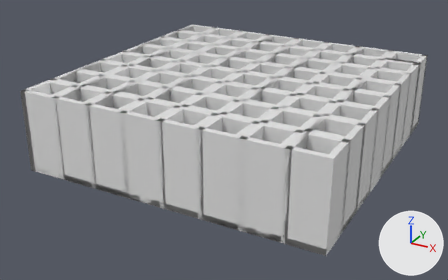
The OBJ model Assets/MapMaker/Models/RoomMakerParts.obj, before and after one commit.
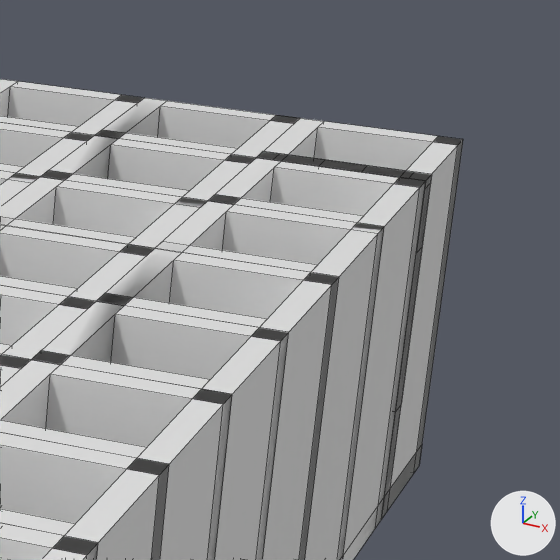
There are two pictures of each version: one whole from a camera (50 mm lens) standing at (3.77, -17.69, 7.14) and looking at (-3.75, -4.02, 0.3), one close up on the part from 74% to 100% of the width and 9% to 51% of the height. The axes (+X, +Y, +Z) are drawn at lower right. The lights are the same throughout. The close-ups show mesh edges as thin lines. Where no turn or scale is listed for an object, it has been applied to the vertices. Vertices at the same position are counted once.

Script lines for the objects in view, before the commit:
```python
me_roommakerparts = bpy.data.meshes.new('RoomMakerParts')
me_roommakerparts.from_pydata(...)  # 1397 vertices, 1747 faces; spans x -7.5..0.5, y -7.5..0.5, z 0.0..2.15
me_roommakerparts.materials.append(mat_none)  # white #e7e7e7
# before: 5 (-0.5, 0.5, 0.0), 11 (-0.5, -0.35, 0.0), 12 (-0.5, -0.35, 2.15) at pixel (262, 151), 66 (-0.5, 0.5, 2.15) at pixel (300, 118), 67 (-0.35, 0.5, 0.0)
# before: 68 (-0.35, 0.5, 2.15) at pixel (324, 121)
ob_roommakerparts = bpy.data.objects.new('RoomMakerParts', me_roommakerparts)
ob_roommakerparts.location = (0.0, 0.0, 0.0)
```
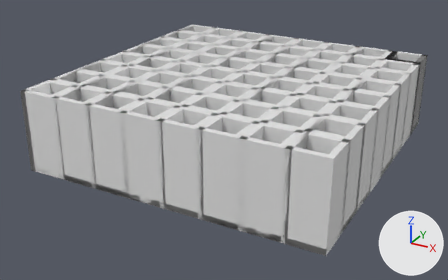
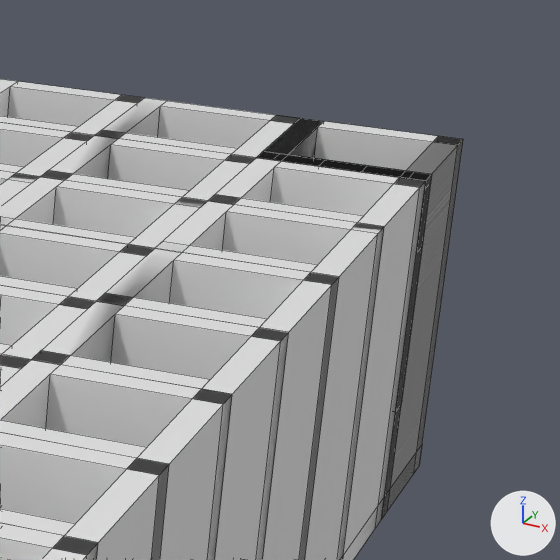
Changed parts and their boxes (x1, y1, x2, y2) in the close-ups (560 x 560 px):
part 1 of me_roommakerparts, added (black): after (263, 118, 324, 158)
part 2 of me_roommakerparts, recoloured: (257, 137, 462, 518) in both
part 3 of me_roommakerparts, recoloured (grey to black): (256, 152, 431, 514) in both

Edits to the bpy script that builds the scene:
```text
Add img_mur_mario_castle_style_albedo_png:
    img_mur_mario_castle_style_albedo_png = load_image('mur-mario-castle-style_albedo.png', '../Materials/mur-mario-castle-style_albedo.png', 512, 512, 'sRGB')
Add mat_material_002:
    mat_material_002 = principled_material('Material.002')
    mat_material_002.texture = img_mur_mario_castle_style_albedo_png
    mat_material_002.roughness = 0.526
Add mat_material_001:
    mat_material_001 = principled_material('Material.001')
    mat_material_001.texture = img_mur_mario_castle_style_albedo_png
    mat_material_001.roughness = 0.526
Add mat_material_003:
    mat_material_003 = principled_material('Material.003')
    mat_material_003.texture = img_mur_mario_castle_style_albedo_png
    mat_material_003.roughness = 0.526
Change me_roommakerparts:
    used by ob_roommakerparts; location = (0.0, 0.0, 0.0)
    verts and faces of me_roommakerparts; kept vertices keep their numbers, new ones are numbered from 1397
    remove me_roommakerparts.from_pydata(...)  # 1397 vertices, 1747 faces; spans x -7.5..0.5, y -7.5..0.5, z 0.0..2.15
    add me_roommakerparts.from_pydata(...)  # 1399 vertices, 1751 faces; spans x -7.5..0.5, y -7.5..0.5, z 0.0..2.15
    me_roommakerparts part 1
    add verts[1397] = (-0.35, -0.35, 0.0)
    add verts[1398] = (-0.35, -0.35, 2.15)  # pixel (287, 154)
    add faces += [(5, 11, 12, 66), (67, 68, 1398, 1397), (5, 67, 1397, 11), (12, 1398, 68, 66)]  # mat_material_002 (picture img_mur_mario_castle_style_albedo_png)
    me_roommakerparts part 2: 48 faces spanning x -0.5..0.5, y -0.5..0.5, z 0.0..2.15 switch from mat_none (white #e7e7e7) to mat_material_001 (picture img_mur_mario_castle_style_albedo_png)
    me_roommakerparts part 3: 40 faces spanning x -0.5..0.5, y -0.5..-0.35, z 0.0..2.15 switch from mat_none (white #e7e7e7) to mat_material_003 (picture img_mur_mario_castle_style_albedo_png)
    add me_roommakerparts.materials.append(mat_material_002)  # picture img_mur_mario_castle_style_albedo_png
```
